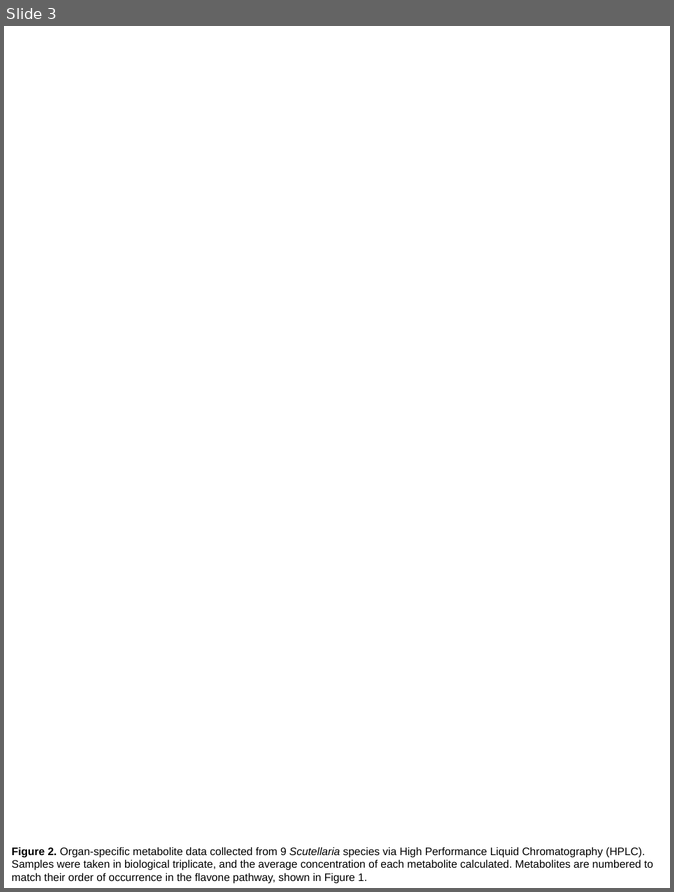
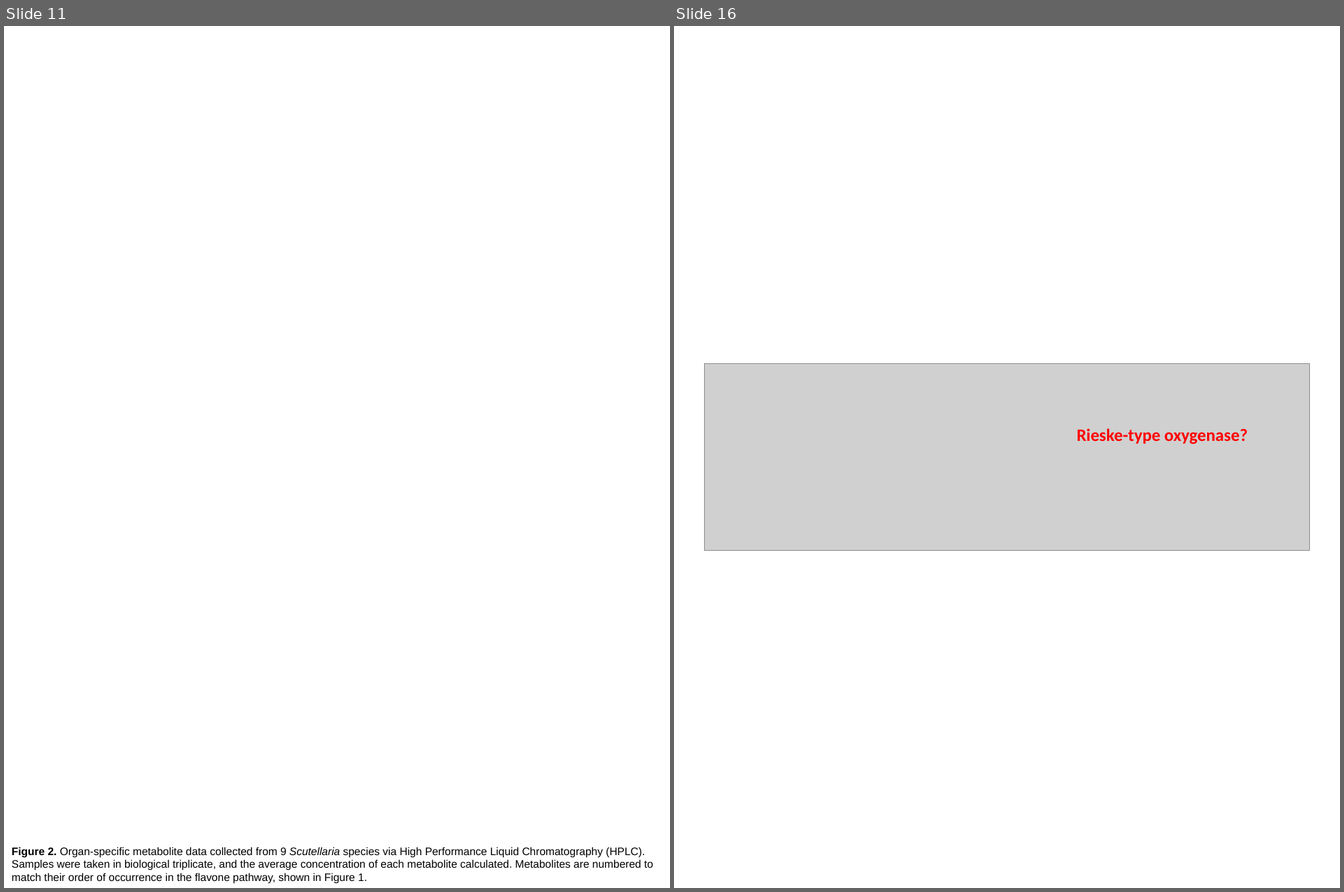
Before and after one commit to bryceaskey/scutellariaMetabolites, a slide deck: figures/manuscript/isoscutellarin/figure_legend.pptx. Shown side by side, each under a label of ours: slide 3 before the commit, slides 11 and 16 after it; the slides between them are not shown. The pictures are 674x892 and 1344x892 pixels, drawn with LibreOffice and Linux fonts; fonts in the diff are those of the drawing; grey boxes stand for pictures; background and template pictures are left out. Boxes give left, top, right and bottom in pixels: in the first picture for what was removed or moved away, otherwise in the second. Text is boxed around its words. In the diff, an @@ line names an element or a change of style, - is before the commit and + after.

Commit message:
Updated figure legend

```diff
--- a/figures/manuscript/isoscutellarin/figure_legend.pptx
+++ b/figures/manuscript/isoscutellarin/figure_legend.pptx
@@ slide 16 added at box(674, 26, 1340, 888), background #FFFFFF @@
@@ picture added at box(705, 364, 1310, 550) @@
@@ text added at box(1077, 428, 1248, 445), 16 pt, text #FF0000, bold @@
+Rieske-type oxygenase?
@@ what was slide 3 is now slide 11 @@
```
Also in this commit, not shown: 1 slide changed, 12 other slides added, 3 slides removed.
